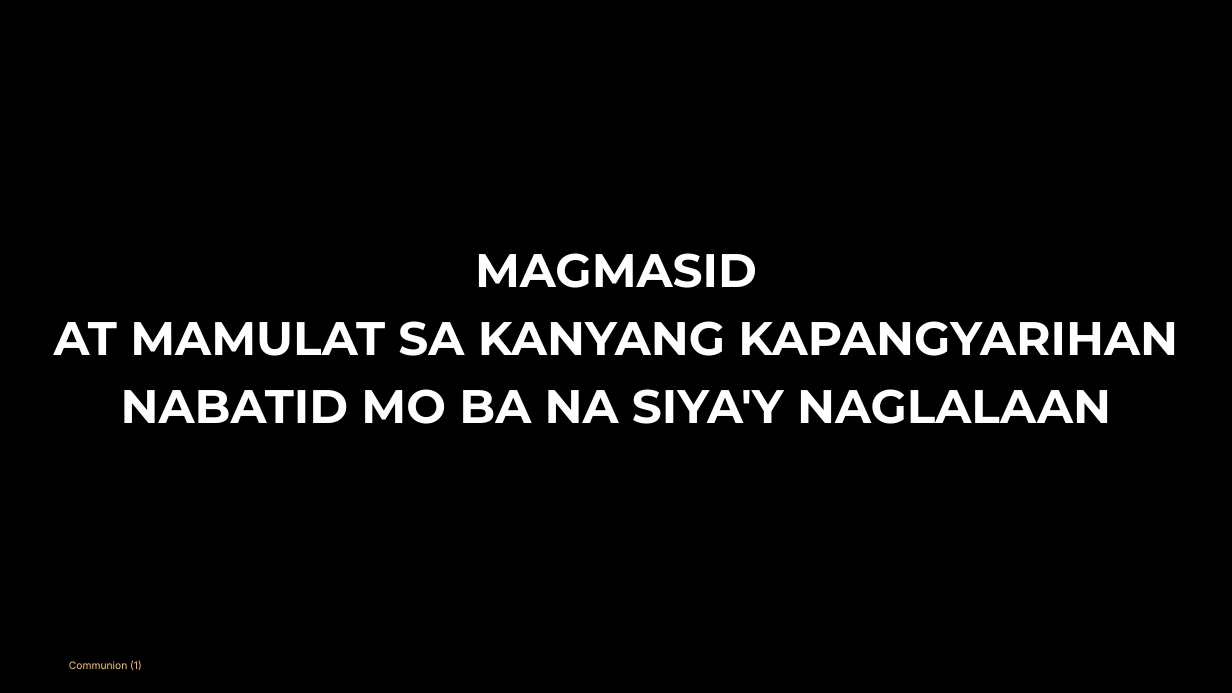
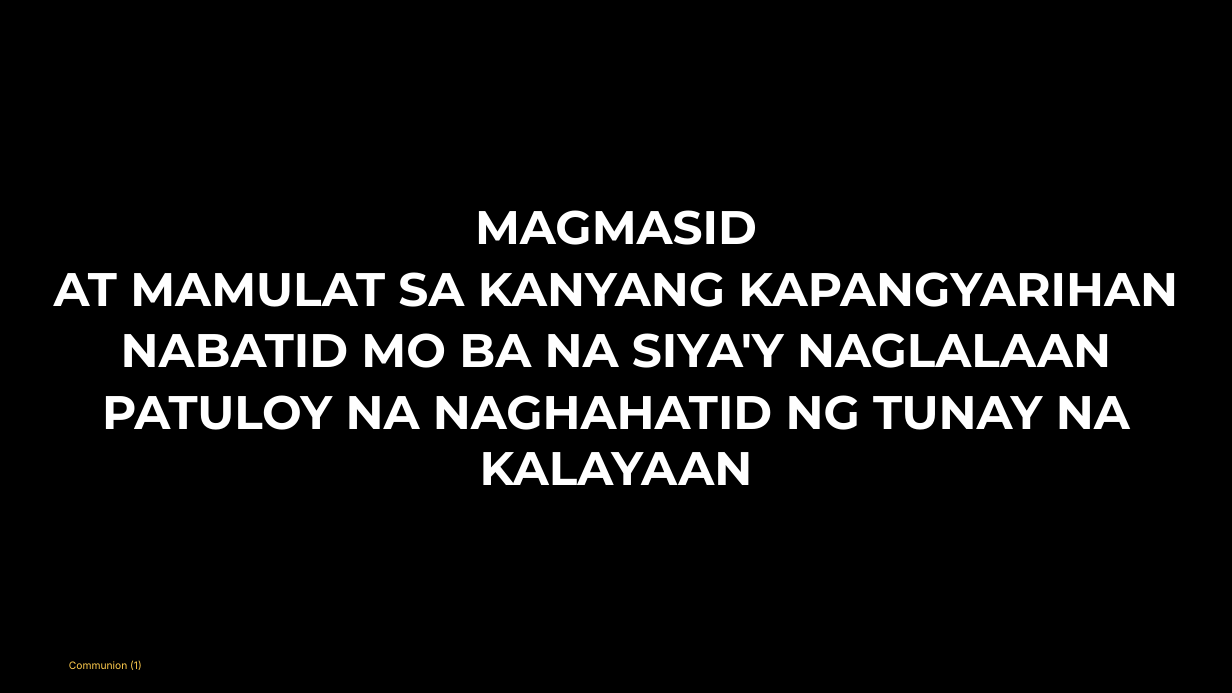
Before and after one commit to divinogabriel9/verbum, a slide deck: slide 70 of outputs/GFCC31May2026_OrdinaryTime.pptx (slide 55 before the commit). Drawn at 1232x693 pixels with LibreOffice and Linux fonts; fonts in the diff are those of the drawing. Boxes give left, top, right and bottom in pixels: in the first picture for what was removed or moved away, otherwise in the second. Text is boxed around its words. In the diff, an @@ line names an element or a change of style, - is before the commit and + after.

```diff
--- a/outputs/GFCC31May2026_OrdinaryTime.pptx
+++ b/outputs/GFCC31May2026_OrdinaryTime.pptx
@@ text "MAGMASID" moved from (x1=54, y1=253, x2=1178, y2=424) to (x1=54, y1=210, x2=1178, y2=485) @@
@@ text at (x1=54, y1=210, x2=1178, y2=368): line spacing 1.05 to 1; less space between paragraphs @@
@@ text at (x1=102, y1=395, x2=1130, y2=485): paragraph added @@
+PATULOY NA NAGHAHATID NG TUNAY NA KALAYAAN
```
Also in this commit, not shown: 27 other slides changed, 19 slides added, 5 slides removed, 21 other files.
